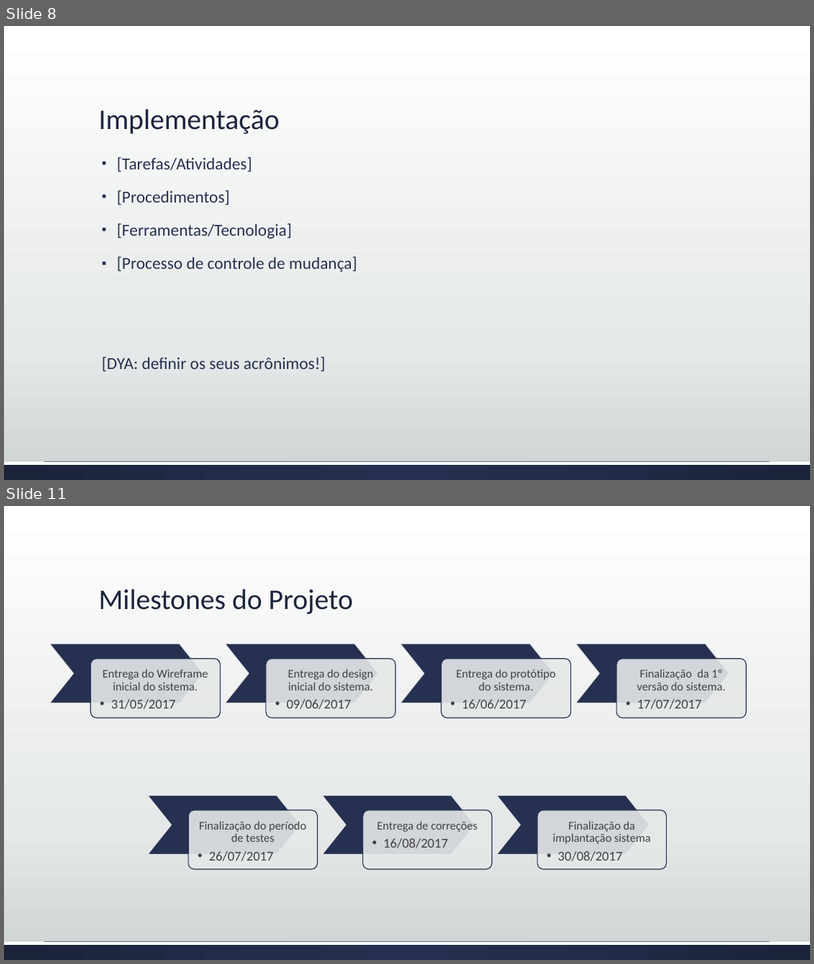
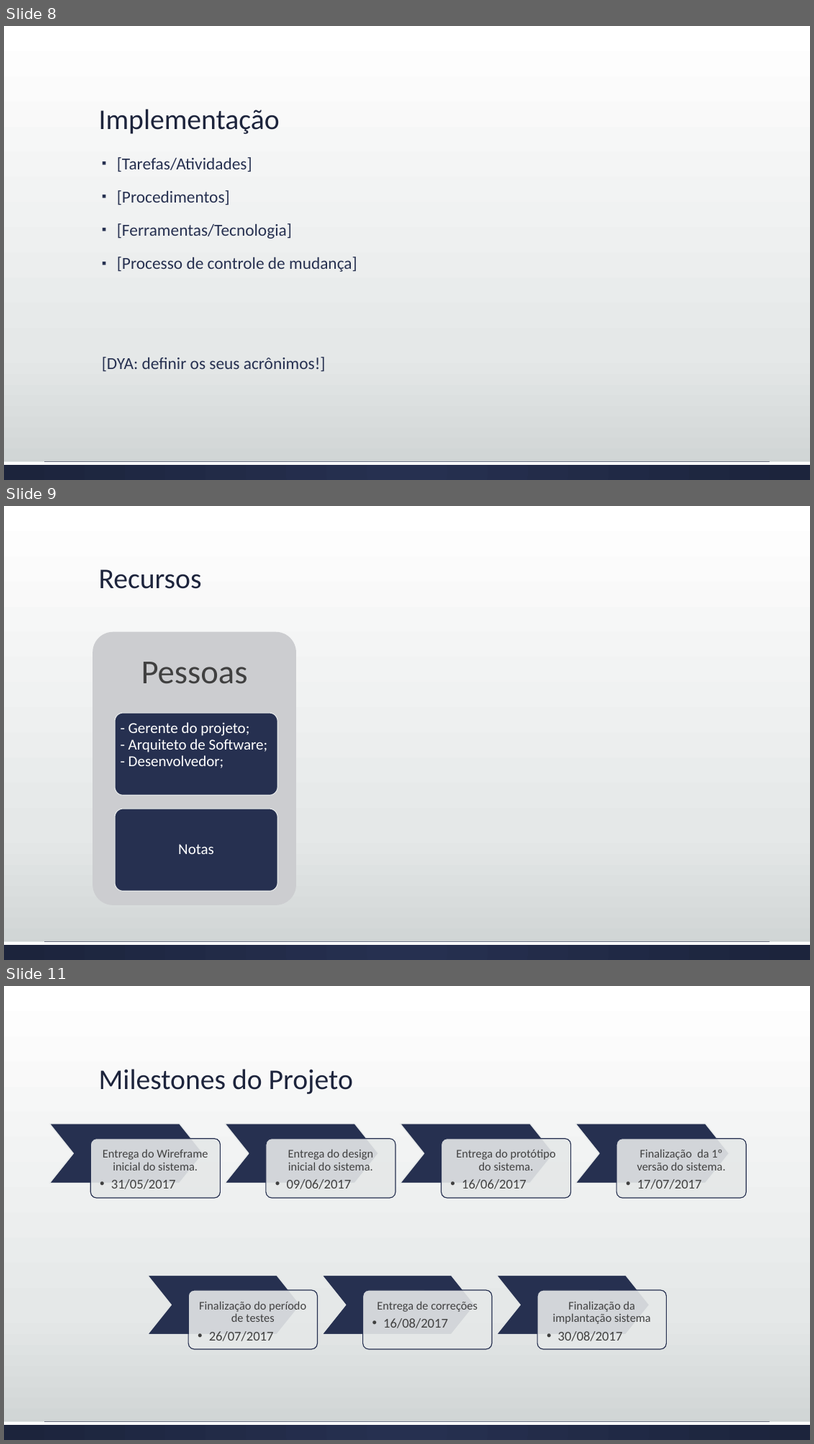
Before and after one commit to brunoedu/gestaoprojetos, a slide deck: Apresentação do projeto FINAL.pptx. Shown one above the other, each under a label of ours: slides 8 and 11 before the commit, slides 8, 9 and 11 after it; the slides between them are not shown. The pictures are 814x964 and 814x1444 pixels, drawn with LibreOffice and Linux fonts; fonts in the diff are those of the drawing. Boxes give left, top, right and bottom in pixels: in the first picture for what was removed or moved away, otherwise in the second. Text is boxed around its words. In the diff, an @@ line names an element or a change of style, - is before the commit and + after.

```diff
--- a/Apresentação do projeto FINAL.pptx
+++ b/Apresentação do projeto FINAL.pptx
@@ slide 9 added at box(4, 506, 810, 960), background gradient #FFFFFF to #E5E8E8 to #CDD2D2; not listed: 2 template elements that a slide beside it also shows @@
@@ title added at box(99, 569, 202, 589), 34 pt, text #1D243C @@
+Recursos
@@ group added at box(93, 632, 297, 905): 3 rounded rectangles, 3 texts @@
+Pessoas
+- Gerente do projeto;
+- Arquiteto de Software;
+- Desenvolvedor;
+Notas
```
Also in this commit, not shown: 1 other slide added, 2 slides removed.
